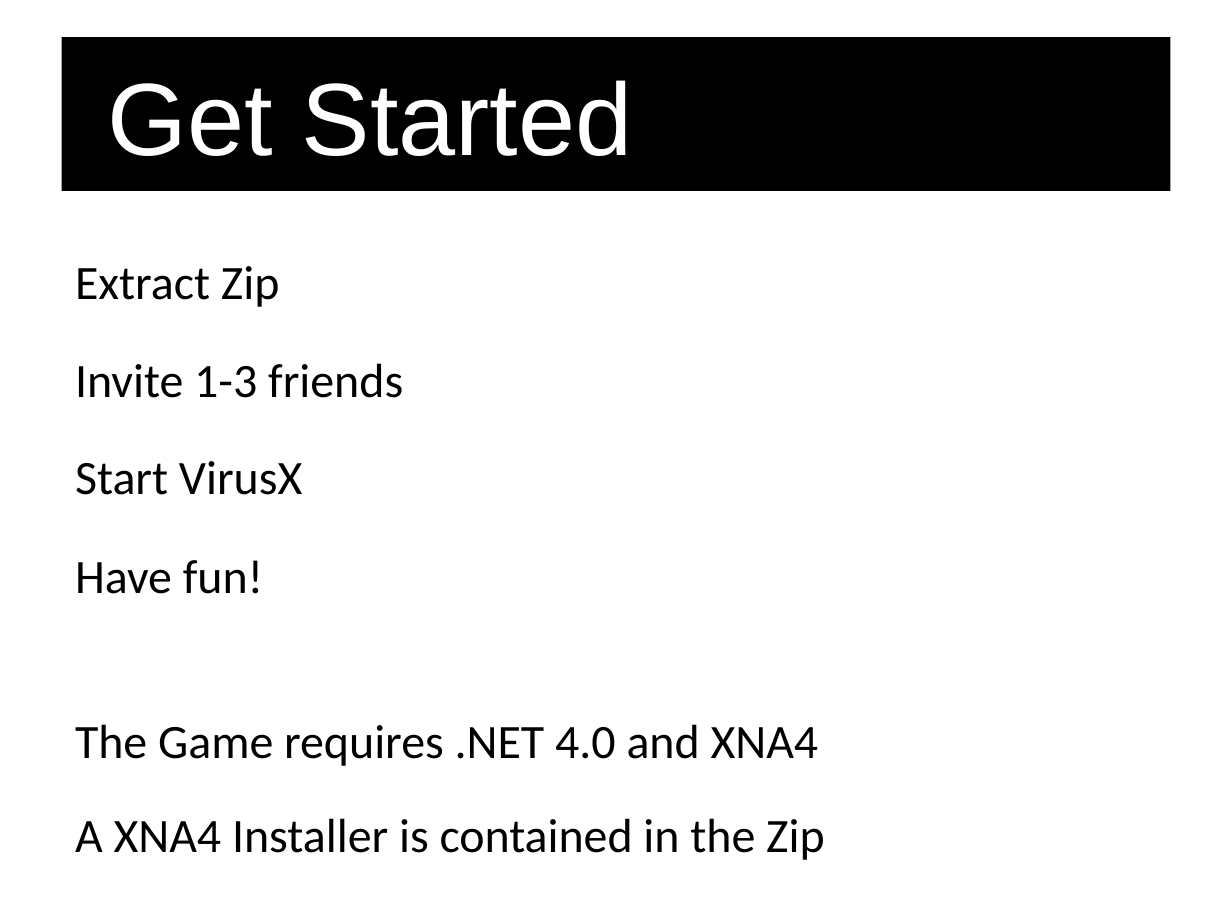
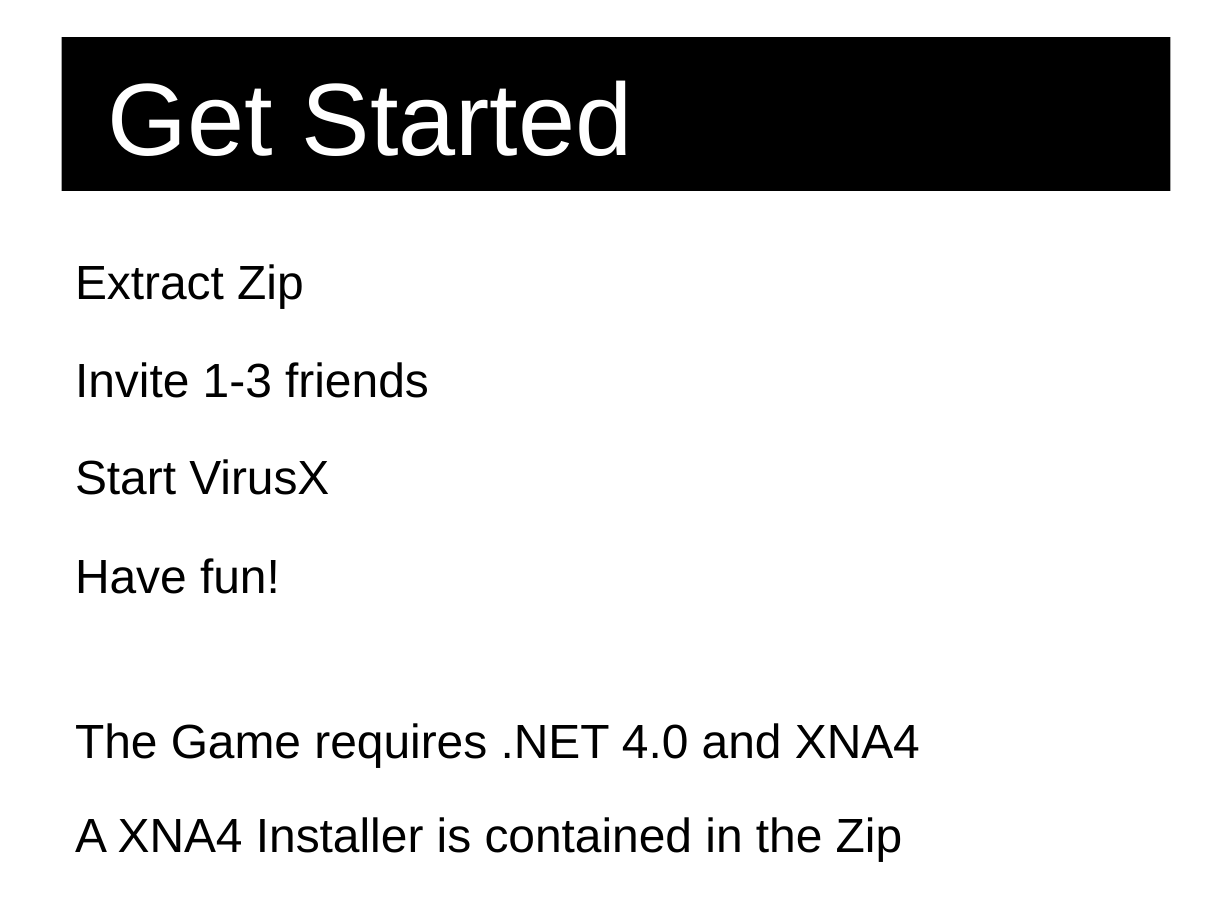
Before and after one commit to Acagamics/virusx, a slide deck: slide 2 of imagine_cup/virusX how to.pptx. Drawn at 1232x924 pixels with LibreOffice and Linux fonts; fonts in the diff are those of the drawing; background and template pictures are left out. Boxes give left, top, right and bottom in pixels: in the first picture for what was removed or moved away, otherwise in the second. Text is boxed around its words. In the diff, an @@ line names an element or a change of style, - is before the commit and + after.

```diff
--- a/imagine_cup/virusX how to.pptx
+++ b/imagine_cup/virusX how to.pptx
@@ font Calibri to Arial in 6 elements at [75,723,920,767], [75,817,902,862], [75,264,303,309], [75,362,429,398], [75,459,329,495], [75,558,280,594] @@
```
Also in this commit, not shown: 4 other slides changed, 1 other file.
